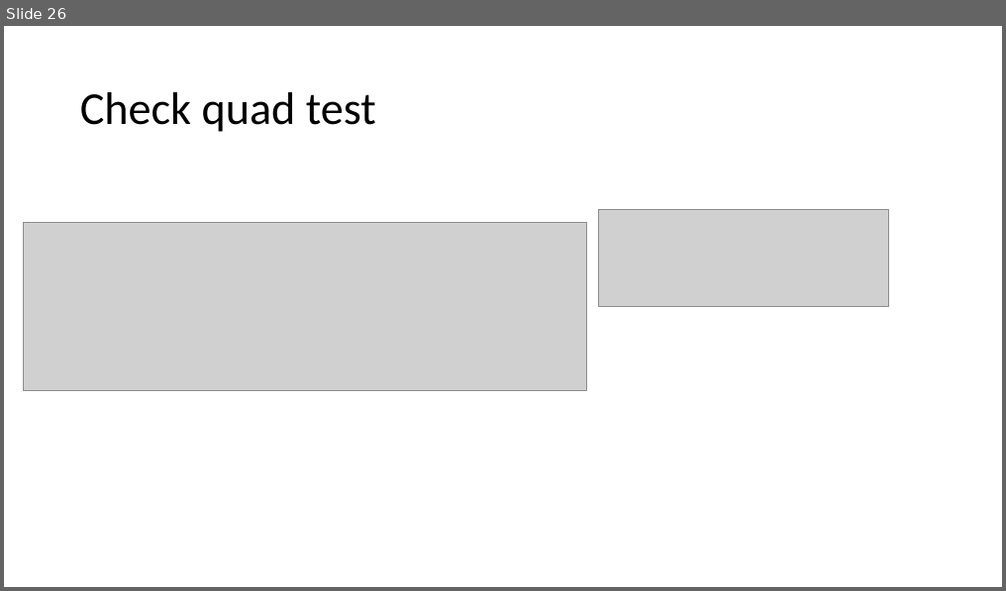
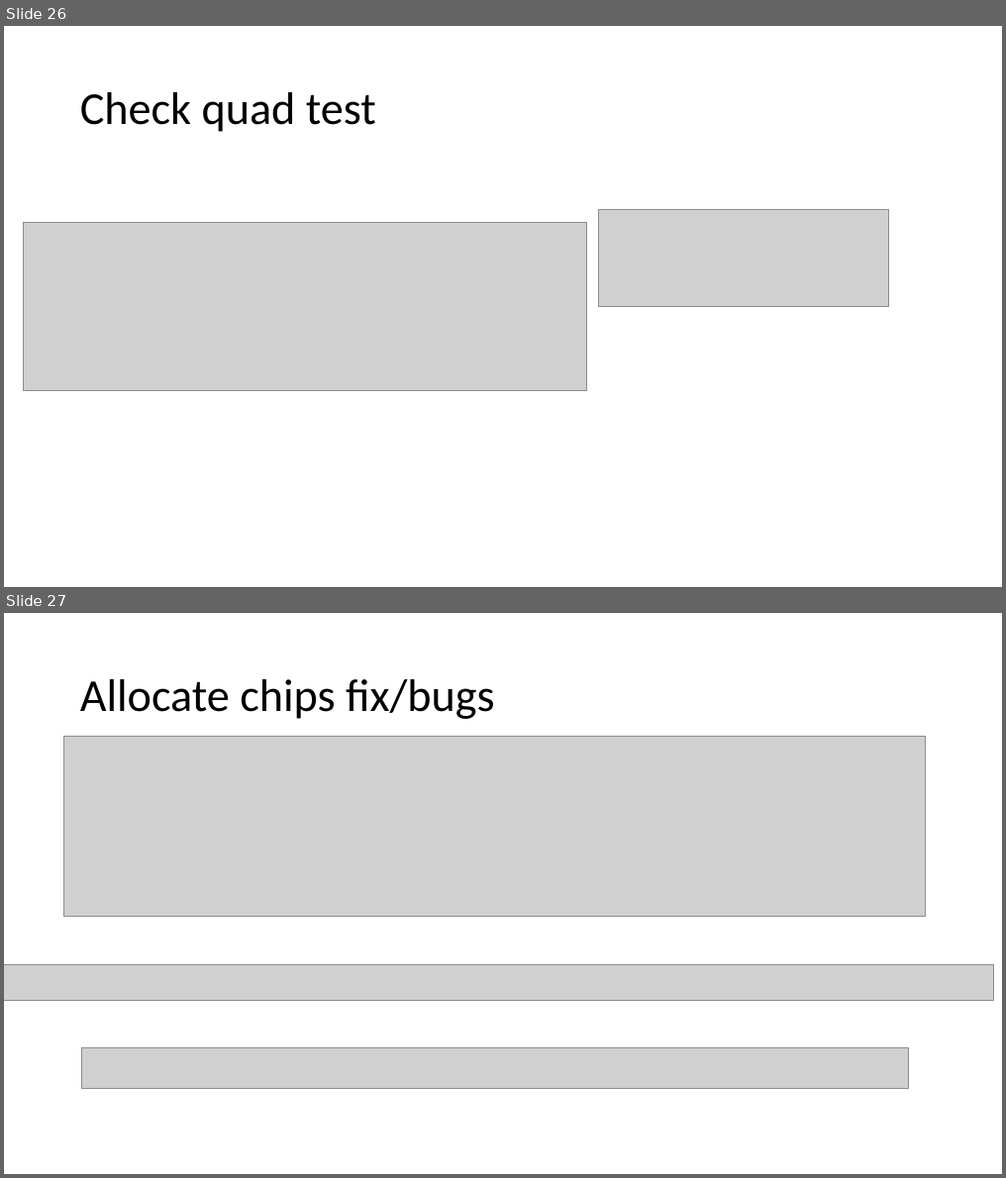
Before and after one commit to curtben1/actualCoursework, a slide deck: dev log.pptx. Shown one above the other, each under a label of ours: slide 26 before the commit, slides 26 and 27 after it. The pictures are 1006x591 and 1006x1178 pixels, drawn with LibreOffice and Linux fonts; fonts in the diff are those of the drawing; grey boxes stand for pictures. Boxes give left, top, right and bottom in pixels: in the first picture for what was removed or moved away, otherwise in the second. Text is boxed around its words. In the diff, an @@ line names an element or a change of style, - is before the commit and + after.

Commit message:
some changes
made the table record chips accurately, need to remove some of the debug prints at some point

```diff
--- a/dev log.pptx
+++ b/dev log.pptx
@@ slide 27 added at (x1=4, y1=613, x2=1002, y2=1174), background #FFFFFF @@
@@ title added at (x1=80, y1=679, x2=495, y2=719), 44 pt, text #000000 @@
+Allocate chips fix/bugs
@@ picture added at (x1=64, y1=737, x2=926, y2=916) @@
@@ picture added at (x1=4, y1=964, x2=994, y2=1000) @@
@@ picture added at (x1=81, y1=1049, x2=908, y2=1088) @@
```
Also in this commit, not shown: 1 other file.
